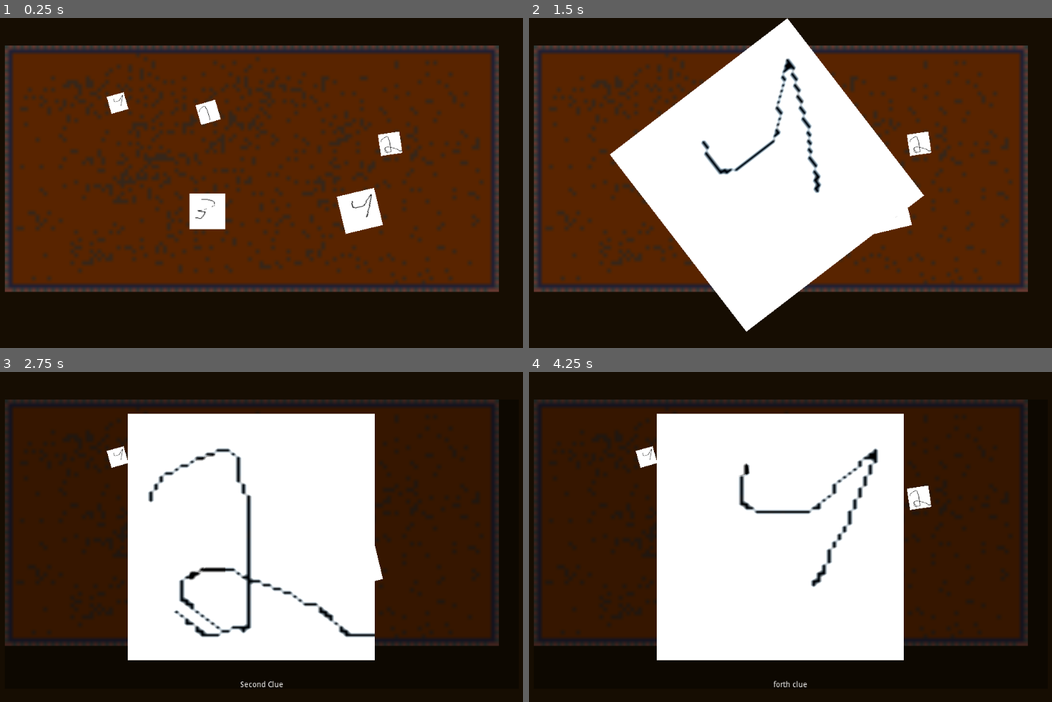
Above: before the commit, frames 1-4 (two rows, left to right).
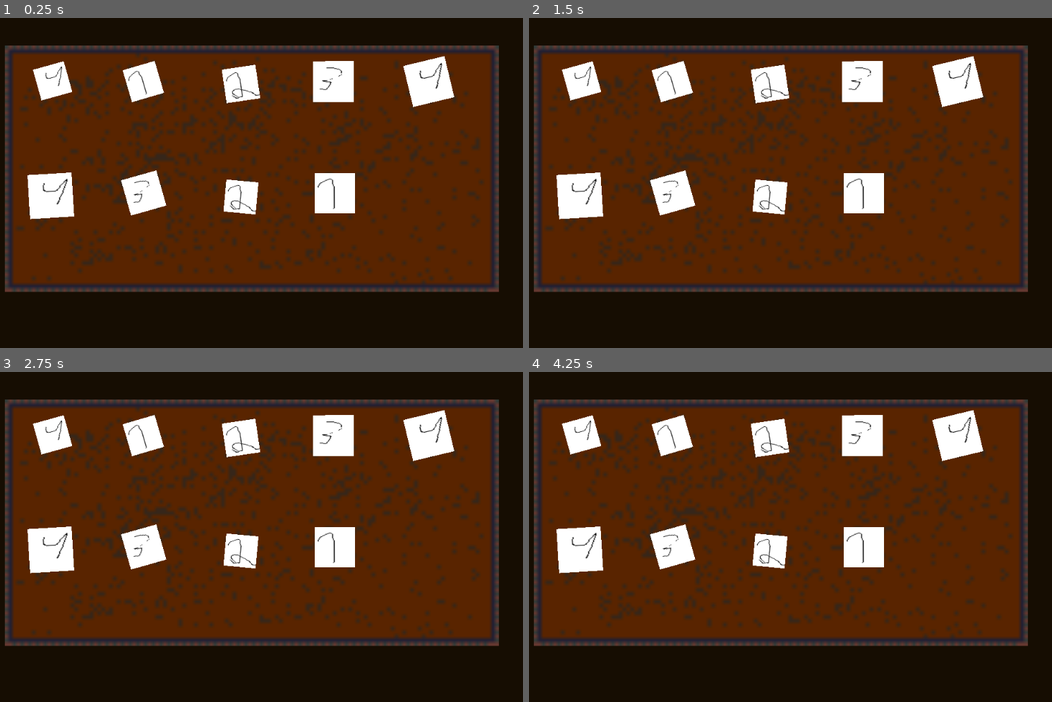
Above: after the commit, the same moments.

Repository: loudercake/cluennector
Game: Godot game, scene res://scenes/Level.tscn
Same seed, same stepped clock (60 frames per second), same inputs: the game is played once before the commit and once after it.
Inputs (mouse positions are in pixels of both pictures, inside the frame that each line leads up to):
- Up to frame 1 (0.25 s): no input
- Up to frame 2 (1.5 s): tap Enter at 0.5 s; move the mouse to (644, 103) at 0.52 s; click (644, 103) at 0.6 s; move the mouse to (738, 113) at 1.27 s; click (738, 113) at 1.35 s
- Up to frame 3 (2.75 s): move the mouse to (392, 497) at 2.02 s; click (392, 497) at 2.1 s
- Up to frame 4 (4.25 s): move the mouse to (738, 566) at 2.77 s; click (738, 566) at 2.85 s; move the mouse to (889, 563) at 3.52 s; click (889, 563) at 3.6 s

The runs differ from the first frame. In frame 1, 9.5% of the frame differs, in the area x 5-87%, y 11-66%; in frame 2, 31%; in frame 3, 64%, in the area x 0-96%, y 8-96%; in frame 4, 64%.

Commit message:
Bugfix and improvements

Diff:
--- a/levels/level1/level1.tres
+++ b/levels/level1/level1.tres
@@ -10,4 +10,4 @@
 script = ExtResource( 1 )
 title = "A new level"
 story = [ ExtResource( 5 ), ExtResource( 3 ), ExtResource( 4 ) ]
-decoy = [ ExtResource( 2 ), ExtResource( 4 ) ]
+decoy = [ ExtResource( 2 ), ExtResource( 4 ), ExtResource( 5 ), ExtResource( 3 ), ExtResource( 2 ), ExtResource( 4 ) ]
--- a/scenes/Clue.gd
+++ b/scenes/Clue.gd
@@ -10,8 +10,10 @@
 
 var viewing = false
 var is_hovered: bool = false
+var mouse_pressed_inside = false
 var has_mouse: bool = false
 var has_drag_stared: bool = false
+
 var description: String = ""
 var size = Vector2.ONE * 5
 var texture: Texture
@@ -57,23 +59,40 @@
 	initial_rotation = rotation
 	initial_modulate = modulate
 
+func diagonal_size():
+	return (get_parent().get_parent().scale * size).length()
+
+func stop_drag():
+	has_drag_stared = false
+	emit_signal("drag_stopped", self)
+	sprite.material.set_shader_param("color", hover_border_color)
+	is_hovered = has_mouse
+	hover_animation()
+
+func _input(event):
+	if event is InputEventMouseMotion and mouse_pressed_inside:
+		if has_drag_stared:
+			return
+		has_drag_stared = true
+		emit_signal("drag_started", self)
+
 func _process(_delta):
 	if viewing:
-		return
-	if Input.is_action_just_pressed("mouse_left_click") and has_mouse:
+		if has_drag_stared:
+			stop_drag()
+		has_drag_stared = false
+	elif Input.is_action_just_pressed("mouse_left_click") and has_mouse:
 		sprite.material.set_shader_param("color", pressed_border_color)
-		has_drag_stared = true
-		emit_signal("drag_started", self)
-	elif Input.is_action_just_released("mouse_left_click") and has_mouse:
+		mouse_pressed_inside = true
+	elif Input.is_action_just_released("mouse_left_click") and has_mouse and not has_drag_stared and mouse_pressed_inside:
 		sprite.material.set_shader_param("color", hover_border_color)
+		if has_drag_stared:
+			stop_drag()
 		emit_signal("clicked", self)
-	elif Input.is_action_just_released("mouse_left_click") and not has_mouse:
+	elif Input.is_action_just_released("mouse_left_click"):
 		if has_drag_stared:
-			emit_signal("drag_stopped", self)
-		sprite.material.set_shader_param("color", hover_border_color)
-		has_drag_stared = false
-		is_hovered = false
-		hover_animation()
+			stop_drag()
+		mouse_pressed_inside = false
 
 func click_animation(to_position: Vector2, to_scale: Vector2, to_rotation: float):
 	z_index = 1000
@@ -150,6 +169,7 @@
 
 func _on_Area2D_mouse_exited():
 	has_mouse = false
+	mouse_pressed_inside = false
 	if not is_hovered or viewing or has_drag_stared:
 		return
 	is_hovered = false
--- a/scenes/Clue.tscn
+++ b/scenes/Clue.tscn
@@ -31,6 +31,8 @@
 [node name="Area2D" type="Area2D" parent="."]
 
 [node name="CollisionShape2D" type="CollisionShape2D" parent="Area2D"]
+visible = false
+z_index = 2000
 shape = SubResource( 1 )
 
 [node name="HoverTween" type="Tween" parent="."]
--- a/scenes/DrawingCanvas.gd
+++ b/scenes/DrawingCanvas.gd
@@ -28,8 +28,9 @@
 	draw_dashed_line(dash_start, dash_end, dash_color, dash_width, dash_length)
 	for clue in clues:
 		if clue.next:
-			var arrow_start = clue.initial_position
-			var arrow_end = clue.next.initial_position
+			var dir = (clue.next.initial_position - clue.initial_position).normalized()
+			var arrow_start = clue.initial_position + dir * clue.diagonal_size() / 2
+			var arrow_end  = clue.next.initial_position - dir * clue.next.diagonal_size() / 2
 			draw_arrow(arrow_start, arrow_end, arrow_color, arrow_width, arrow_head_width, arrow_head_length)
 
 func _process(_delta):
--- a/scenes/Level.gd
+++ b/scenes/Level.gd
@@ -4,6 +4,7 @@
 export(float) var clue_max_rotation = 20
 export(float) var clue_max_random_offset = 70
 export(float) var clue_max_random_scale = 0.5
+export(float) var clue_base_size = 5
 export(int) var n_rows = 2
 export(bool) var debug_mode = true
 
@@ -17,22 +18,28 @@
 var can_connect = false
 var start_clue = null
 var end_clue = null
+var clue_view_scale = 40
 
 onready var board = $Board
 onready var clues = $Board/Clues
 onready var canvas = $Canvas
 onready var description_label = $Control/DescLabel
 onready var background = $Control/ColorRect
+onready var board_top_left = $BoardLimits/TopLeft
+onready var board_bottom_right = $BoardLimits/BottomRight
 
 func _ready():
-	top_left = board.global_position
-	bottom_right = top_left + board.texture.get_size()
+	# top_left = board.global_position
+	# bottom_right = top_left + board.texture.get_size()
+	top_left = board_top_left.global_position
+	bottom_right = board_bottom_right.global_position
+
 	var width = abs(top_left.x - bottom_right.x)
 	var height = abs(top_left.y - bottom_right.y)
 
 	# Programatically add clues to the board
 	var clues_array = shuffle(start_level.story + start_level.decoy)
-	var last_pos = top_left / 2
+	var last_pos = top_left
 	var n_cols = int(clues_array.size() / float(n_rows) + 0.5)
 	var x_offset = width / n_cols
 	var y_offset = height / n_rows
@@ -41,7 +48,8 @@
 		# Create the clue
 		var clue = Clue.instance()
 		clue.resource = clue_resource
-		clue.size = Vector2.ONE * 5
+		clue.size = Vector2.ONE * clue_base_size
+		clue.position = Vector2.ZERO
 		clue.global_position = last_pos
 		clue.connect("hovered", self, "on_clue_hover")
 		clue.connect("mouse_entered", self, "on_clue_mouse_entered")
@@ -64,10 +72,11 @@
 		clue.rotation =  rndf() * clue_max_rotation * PI / 180
 		clue.global_position.x += rndf() * clue_max_random_offset
 		clue.global_position.y -= rndf() * clue_max_random_offset
-		clue.scale = Vector2.ONE * (1 + rndf() * clue_max_random_scale)
+		clue.scale = board.scale * (1 + rndf() * clue_max_random_scale)
 		board_clues.append(clue)
 
-	clues.scale = Vector2.ONE * 0.8
+	clues.scale = Vector2.ONE / board.scale
+	clue_view_scale = min(width, height) / clue_base_size / 2
 
 	for clue in board_clues:
 		clue.init()
@@ -111,23 +120,31 @@
 	return shuffled_list
 
 func on_clue_mouse_entered(clue):
-	if not is_connecting or clue == start_clue:
+	if not is_connecting or clue == start_clue or clue.next == start_clue:
 		return
 	can_connect = true
 	clue.sprite.material.set_shader_param("color", clue.pressed_border_color)
 	end_clue = clue
 
+# hover after delay
 func on_clue_hover(clue):
 	if not viewing_clue:
 		description_label.text = clue.description
 
-func on_clue_unhover(clue):
-	if not is_connecting or clue == start_clue:
+# unhover and mouse exit
+func on_clue_unhover(_clue):
+	end_clue = null
+	if not is_connecting:
 		can_connect = false
 	if not viewing_clue:
 		description_label.text = ""
 
+# Mouse release over clue
 func on_clue_click(clue):
+	if is_connecting:
+		can_connect = false
+		return
+
 	if can_connect:
 		end_clue = clue
 		return
@@ -136,9 +153,9 @@
 		viewing_clue.return_animation()
 		return
 
-	var center = Vector2(512, 300)
+	var center = (top_left + bottom_right) / 2
 	description_label.text = clue.description
-	clue.click_animation(center, Vector2.ONE * 8, 2 * PI)
+	clue.click_animation(center, Vector2.ONE * clue_view_scale, 2 * PI)
 	viewing_clue = clue
 	background.visible = true
 
@@ -147,16 +164,16 @@
 	start_clue = clue
 	canvas.dash_start = clue.initial_position
 	canvas.dash_end = get_viewport().get_mouse_position()
-	print("drag started: ", clue)
 
-func on_drag_stopped(clue):
-	is_connecting = false
+func on_drag_stopped(_clue):
 	canvas.clear_dash()
 
 	# Connect
-	if can_connect:
+	if can_connect and end_clue and end_clue.next != start_clue:
 		start_clue.next = end_clue
 		canvas.add_clue(start_clue)
+	elif start_clue:
+		start_clue.next = null
 	start_clue = null
 	end_clue = null
-	print("drag stopped: ", clue)
+	is_connecting = false
--- a/scenes/Level.tscn
+++ b/scenes/Level.tscn
@@ -8,6 +8,8 @@
 [node name="Level" type="Node"]
 script = ExtResource( 2 )
 start_level = ExtResource( 3 )
+clue_max_random_offset = 30.0
+clue_max_random_scale = 0.2
 
 [node name="Camera2D" type="Camera2D" parent="."]
 scale = Vector2( 1, 0.96152 )
@@ -47,3 +49,17 @@
 anchor_bottom = 1.0
 margin_top = -14.0
 align = 1
+
+[node name="BoardLimits" type="Node2D" parent="."]
+
+[node name="TopLeft" type="Position2D" parent="BoardLimits"]
+position = Vector2( 85, 67 )
+__meta__ = {
+"_gizmo_extents_": 100.0
+}
+
+[node name="BottomRight" type="Position2D" parent="BoardLimits"]
+position = Vector2( 936, 477 )
+__meta__ = {
+"_gizmo_extents_": 100.0
+}
